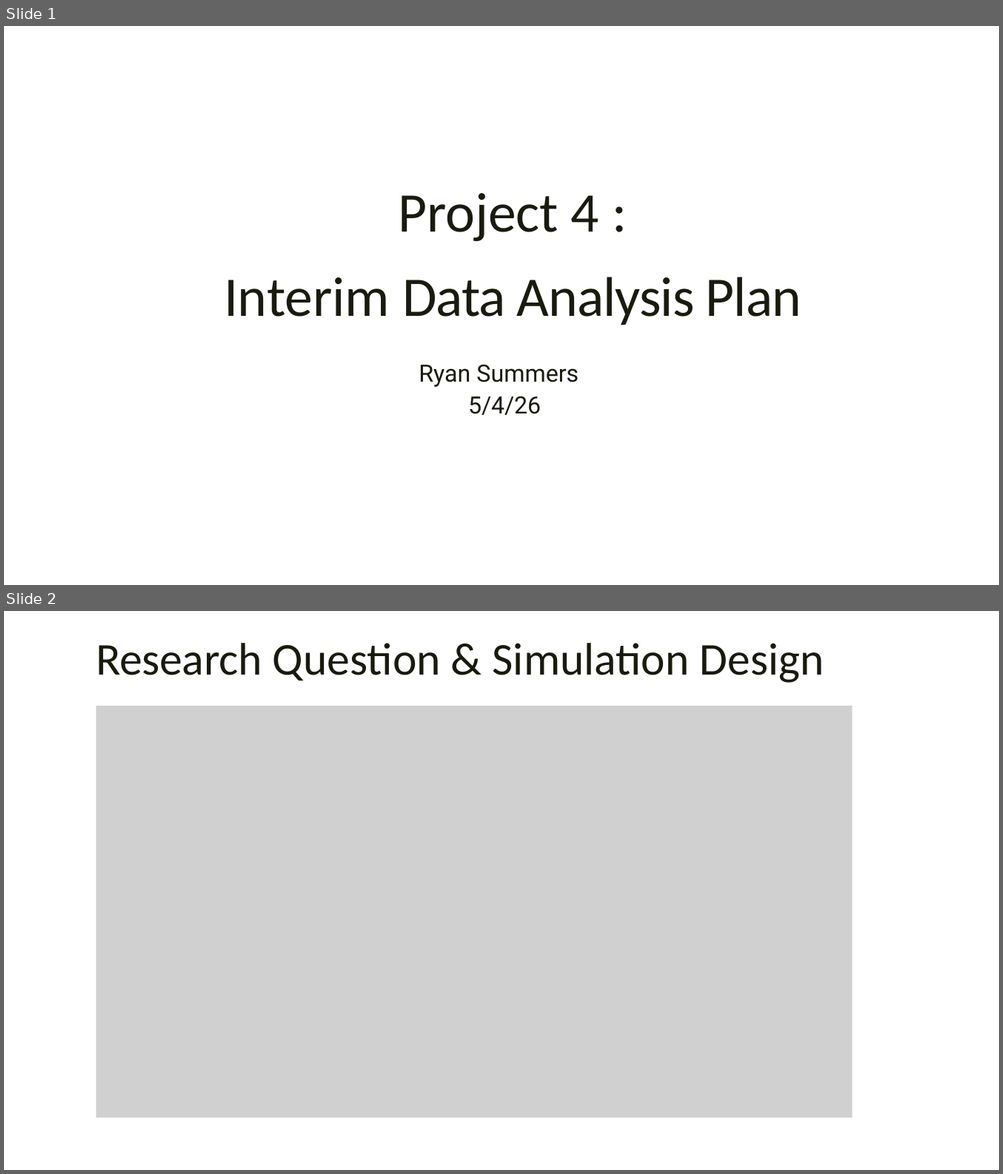
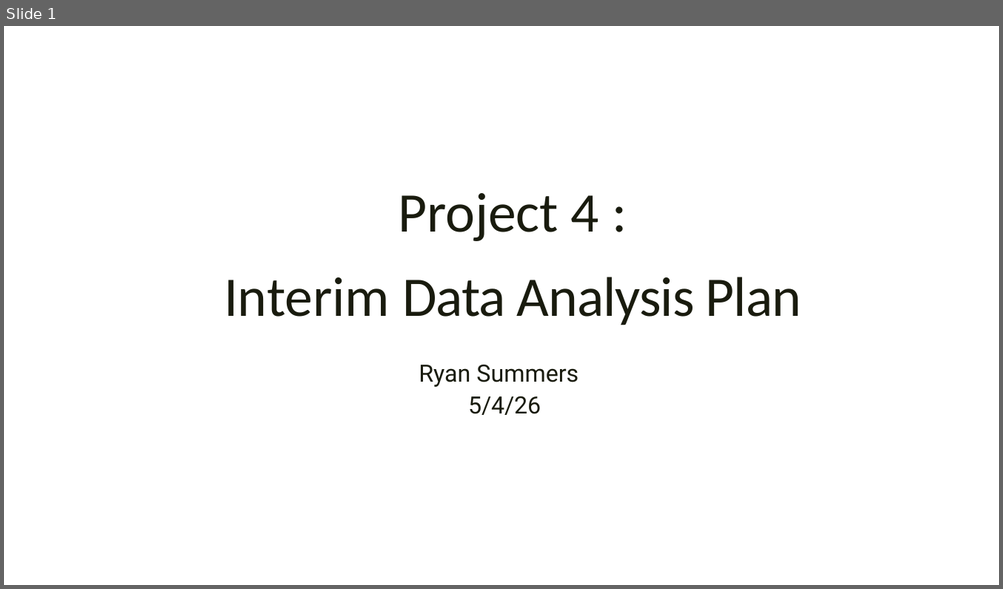
Before and after one commit to rysummers/BIOS6624-Class, a slide deck: Project4/Reports/Interim_presentation_slides_summers.pptx. Shown one above the other, each under a label of ours: slides 1 and 2 before the commit, slide 1 after it. The pictures are 1003x1174 and 1003x589 pixels, drawn with LibreOffice and Linux fonts; fonts in the diff are those of the drawing; grey boxes stand for pictures; background and template pictures are left out. Boxes give left, top, right and bottom in pixels: in the first picture for what was removed or moved away, otherwise in the second. Text is boxed around its words. In the diff, an @@ line names an element or a change of style, - is before the commit and + after.

Commit message:
Simulation results are now being reviewed. Experimenting with different tables and plots to determine best way to present the simulation results. Heatmap appears to be the best so far to conserve space. Updates to final reports results section have been made.

```diff
--- a/Project4/Reports/Interim_presentation_slides_summers.pptx
+++ b/Project4/Reports/Interim_presentation_slides_summers.pptx
@@ slide 2 removed at (x1=4, y1=611, x2=999, y2=1170), background picture (left out) @@
@@ text removed at (x1=96, y1=643, x2=824, y2=683) @@
-Research Question & Simulation Design
@@ picture removed at (x1=96, y1=706, x2=851, y2=1119) @@
```
Also in this commit, not shown: 1 slide changed, 2 slides added, 1 other slide removed, 7 other files.
